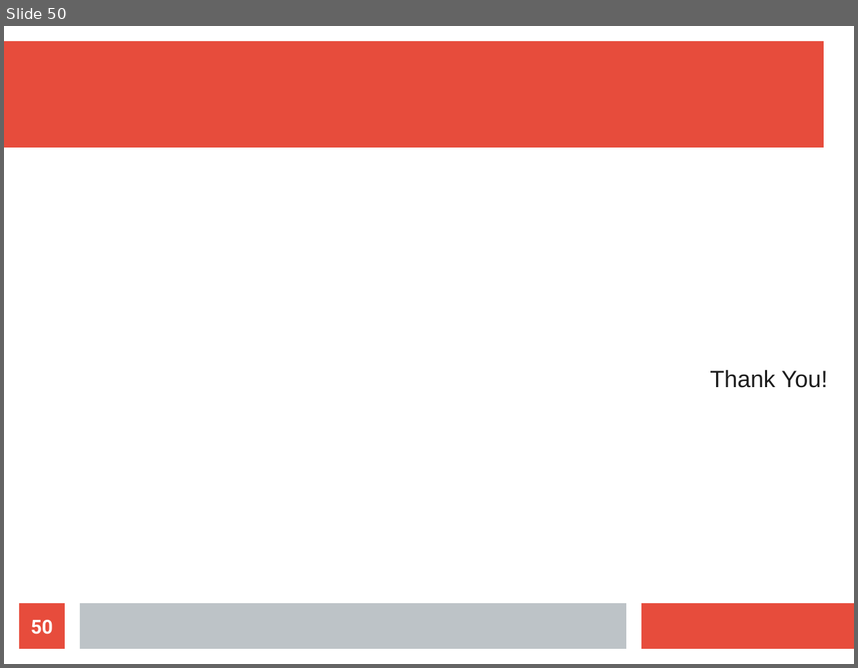
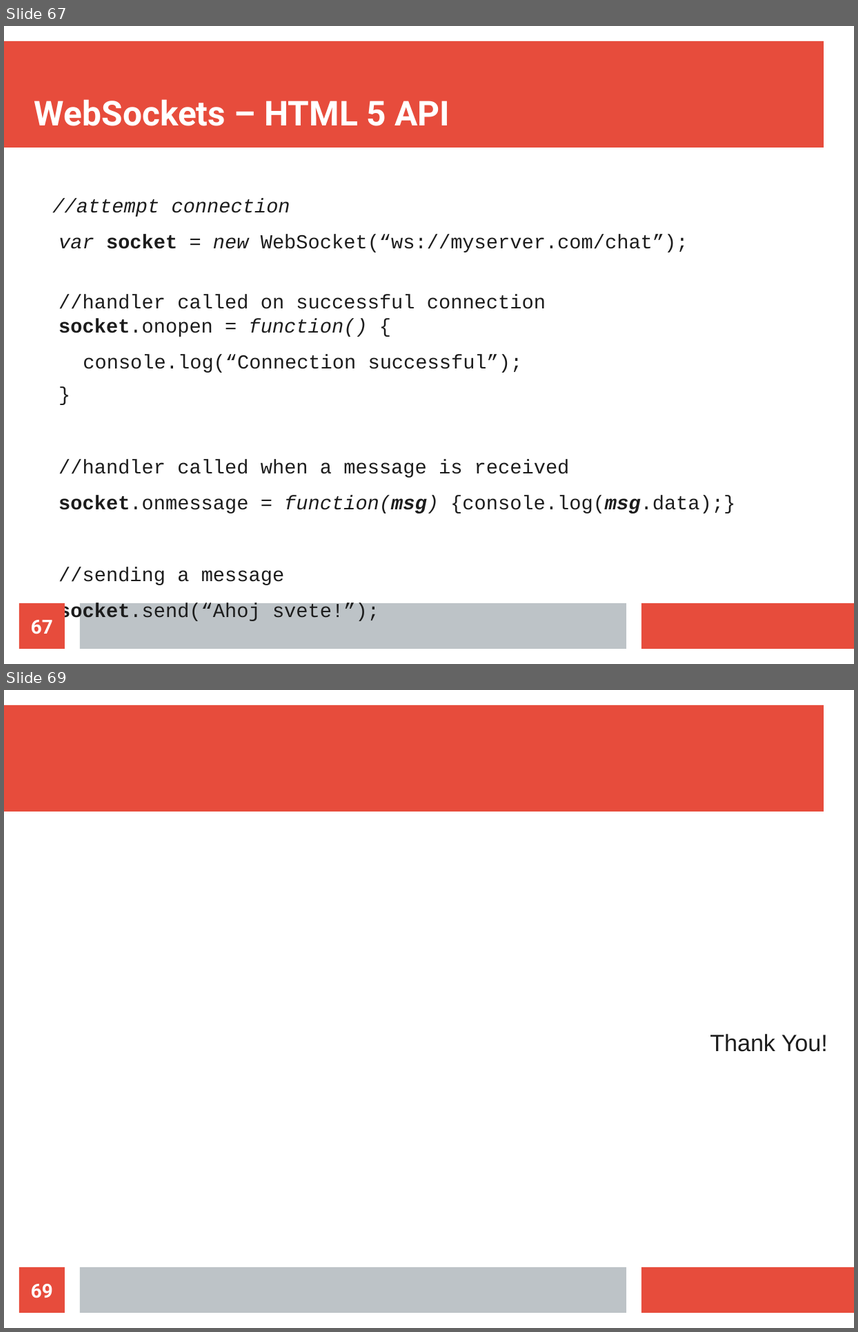
Before and after one commit to maxotta/pia-labs, a slide deck: lectures/ws_wsockets/ws_wsockets.odp. Shown one above the other, each under a label of ours: slide 50 before the commit, slides 67 and 69 after it; the slides between them are not shown. The pictures are 858x668 and 858x1332 pixels, drawn with LibreOffice and Linux fonts; fonts in the diff are those of the drawing. Boxes give left, top, right and bottom in pixels: in the first picture for what was removed or moved away, otherwise in the second. Text is boxed around its words. In the diff, an @@ line names an element or a change of style, - is before the commit and + after.

```diff
--- a/lectures/ws_wsockets/ws_wsockets.odp
+++ b/lectures/ws_wsockets/ws_wsockets.odp
@@ slide 67 added at box(4, 26, 854, 664), background #FFFFFF; not listed: 3 template elements that a slide beside it also shows @@
@@ title added at box(34, 99, 450, 126), 32 pt, text #FFFFFF, bold @@
+WebSockets – HTML 5 API
@@ text added at box(52, 198, 735, 585), 18.5 pt, text #1C1C1C @@
+//attempt connection
+  var socket = new WebSocket(“ws://myserver.com/chat”);
+  //handler called on successful connection
+  socket.onopen = function() {
+    console.log(“Connection successful”);
+  }
+  //handler called when a message is received
+  socket.onmessage = function(msg) {console.log(msg.data);}
+  //sending a message
+  socket.send(“Ahoj svete!”);
@@ page number added at box(19, 603, 65, 648), fill #E74C3C, 18 pt, text #FFFFFF, bold @@
+67
@@ what was slide 50 is now slide 69 @@
@@ page number at box(31, 1283, 53, 1298): text changed @@
-50
+69
```
Also in this commit, not shown: 2 slides changed, 18 other slides added, 4 other files.
